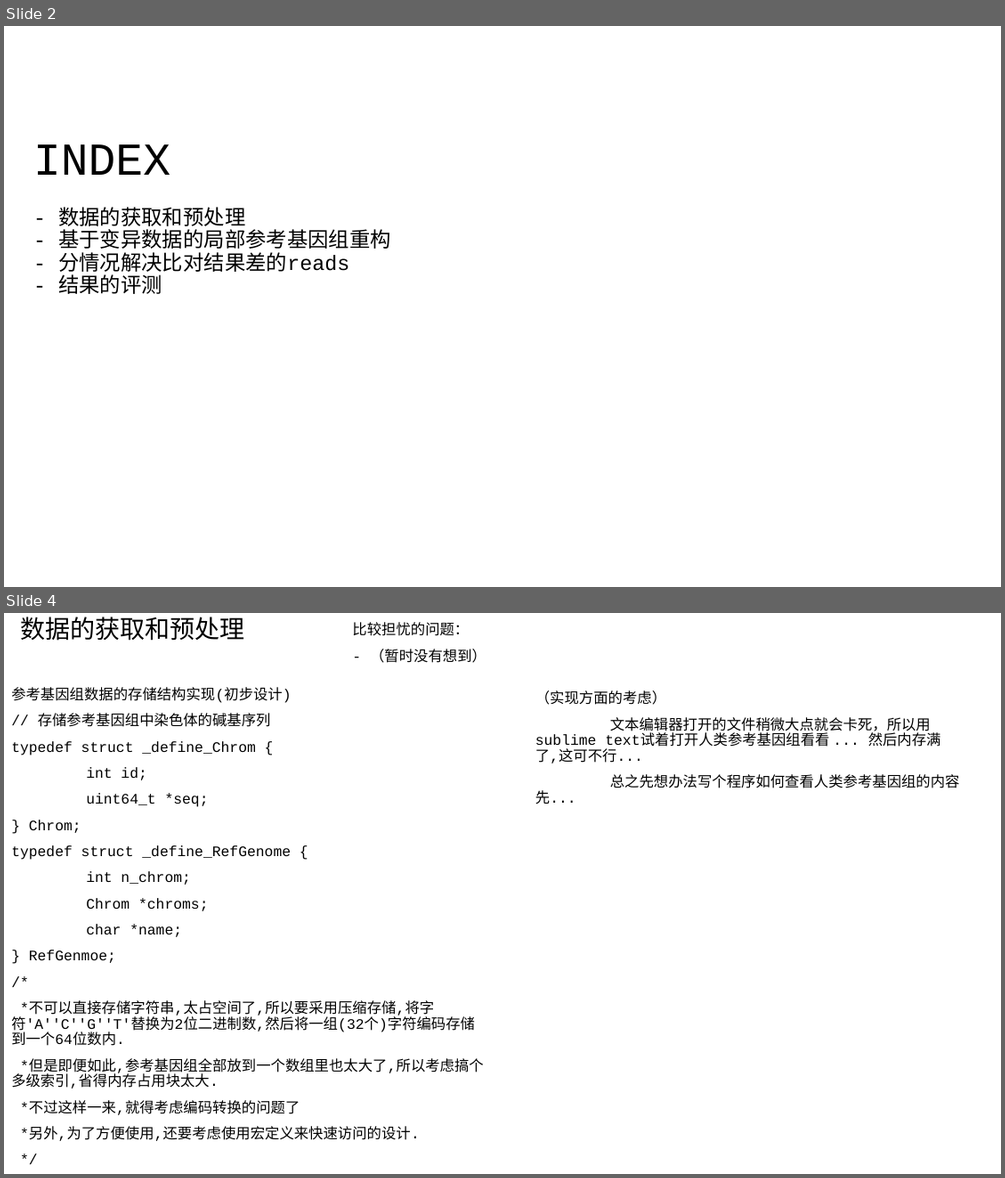
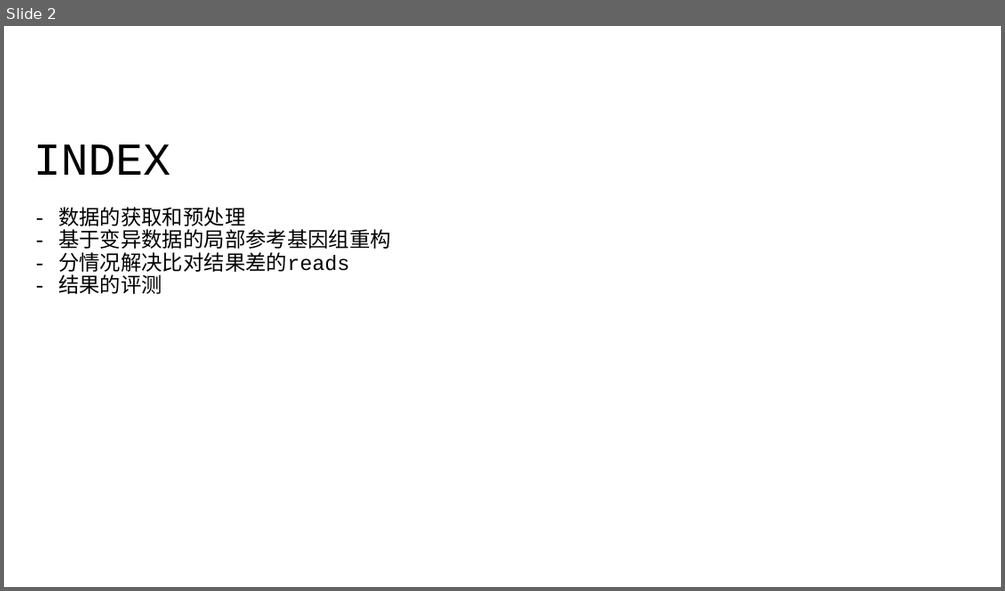
Before and after one commit to AtoshDustosh/thesis-project, a slide deck: THE project/design/project design.odp. Shown one above the other, each under a label of ours: slides 2 and 4 before the commit, slide 2 after it; the slides between them are not shown. The pictures are 1005x1178 and 1005x591 pixels, drawn with LibreOffice and Linux fonts; fonts in the diff are those of the drawing. Boxes give left, top, right and bottom in pixels: in the first picture for what was removed or moved away, otherwise in the second. Text is boxed around its words. In the diff, an @@ line names an element or a change of style, - is before the commit and + after.

```diff
--- a/THE project/design/project design.odp
+++ b/THE project/design/project design.odp
@@ slide 4 removed at [4,613,1001,1174], background #FFFFFF @@
@@ subtitle removed at [20,617,244,641] @@
-数据的获取和预处理
@@ text removed at [352,622,486,663] @@
-比较担忧的问题：
-- （暂时没有想到）
@@ text removed at [11,687,484,1141] @@
-参考基因组数据的存储结构实现(初步设计)
-// 存储参考基因组中染色体的碱基序列
-typedef struct _define_Chrom {
-int id;
-uint64_t *seq;
-} Chrom;
-typedef struct _define_RefGenome {
-int n_chrom;
-Chrom *chroms;
-char *name;
-} RefGenmoe;
-/*
-*不可以直接存储字符串,太占空间了,所以要采用压缩存储,将字符'A''C''G''T'替换为2位二进制数,然后将一组(32个)字符编码存储到一个64位数内.
-*但是即便如此,参考基因组全部放到一个数组里也太大了,所以考虑搞个多级索引,省得内存占用块太大.
-*不过这样一来,就得考虑编码转换的问题了
-*另外,为了方便使用,还要考虑使用宏定义来快速访问的设计.
-*/
@@ text removed at [535,690,960,788] @@
-（实现方面的考虑）
-文本编辑器打开的文件稍微大点就会卡死，所以用sublime text试着打开人类参考基因组看看 ... 然后内存满了,这可不行...
-总之先想办法写个程序如何查看人类参考基因组的内容先...
```
Also in this commit, not shown: 4 slides changed, 3 slides added, 2 other slides removed, 1 other file.
